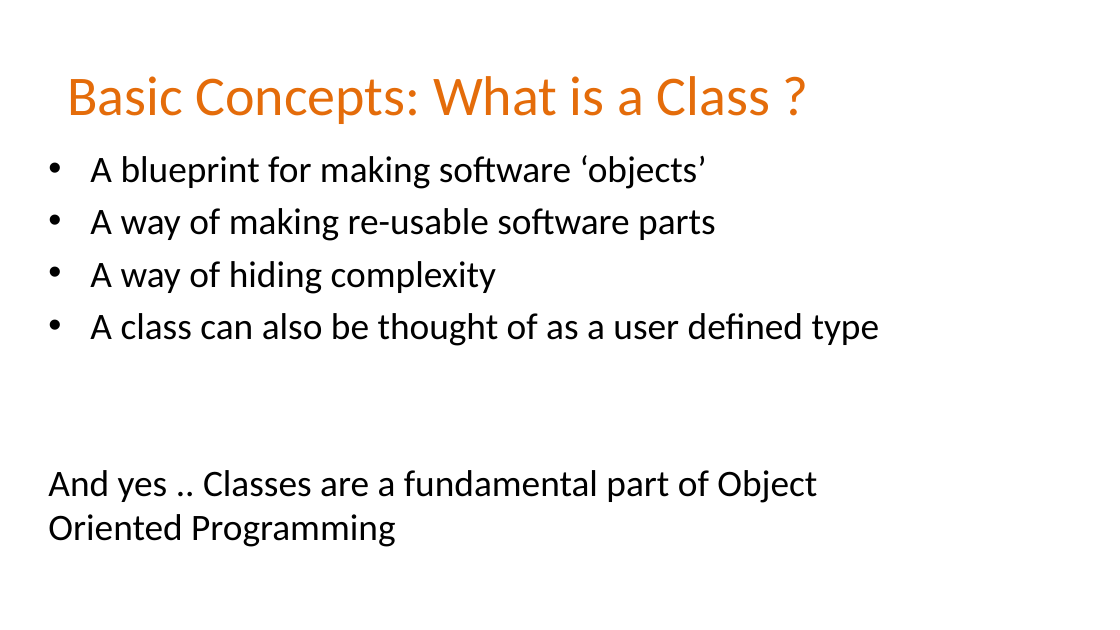
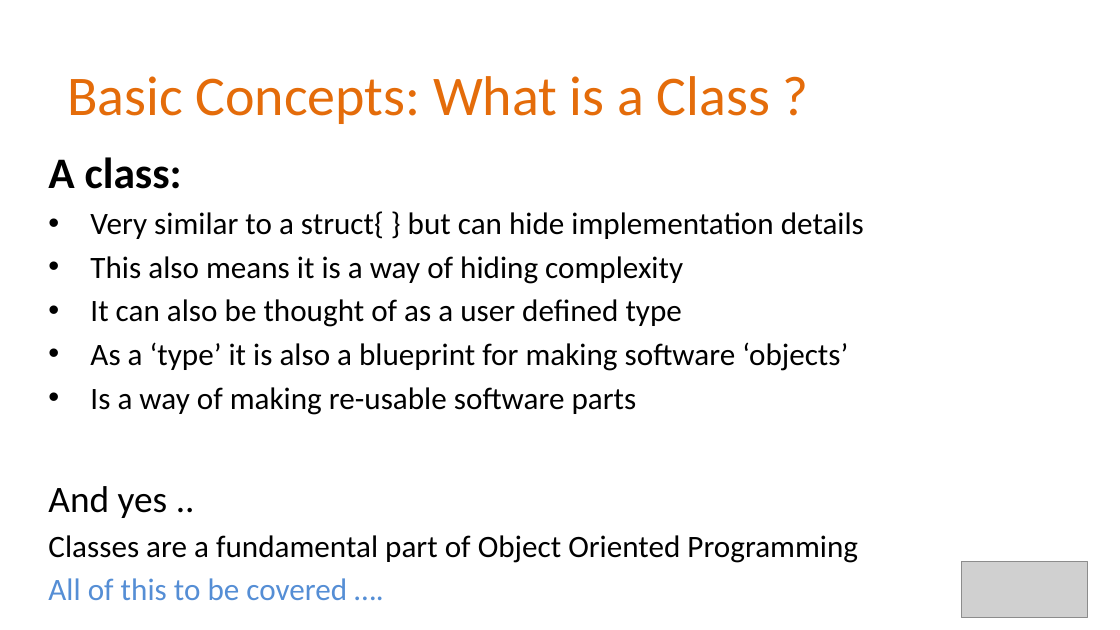
Before and after one commit to Alan-Lomax/MERG-SIG-Presentations, a slide deck: slide 5 of Part 4 - Introduction to Class Programming.pptx (slide 3 before the commit). Drawn at 1120x630 pixels with LibreOffice and Linux fonts; fonts in the diff are those of the drawing; grey boxes stand for pictures; background and template pictures are left out. Boxes give left, top, right and bottom in pixels: in the first picture for what was removed or moved away, otherwise in the second. Text is boxed around its words. In the diff, an @@ line names an element or a change of style, - is before the commit and + after.

Commit message:
Rev 1.1
Minor Revisions.
Improved style
Adding types and structures as a lead into discussion about classes

```diff
--- a/Part 4 - Introduction to Class Programming.pptx
+++ b/Part 4 - Introduction to Class Programming.pptx
@@ text at (x1=48, y1=157, x2=864, y2=600): text changed; size 24 to 20 pt @@
-• A blueprint for making software ‘objects’
-• A way of making re-usable software parts
-• A way of hiding complexity
-• A class can also be thought of as a user defined type
-And yes .. Classes are a fundamental part of Object Oriented Programming
+A class:
+• Very similar to a struct{ } but can hide implementation details
+• This also means it is a way of hiding complexity
+• It can also be thought of as a user defined type
+• As a ‘type’ it is also a blueprint for making software ‘objects’
+• Is a way of making re-usable software parts
+And yes ..
+Classes are a fundamental part of Object Oriented Programming
+All of this to be covered ….
@@ picture added at (x1=961, y1=561, x2=1086, y2=617) @@
```
Also in this commit, not shown: 15 other slides changed, 4 slides added, 2 slides removed, 1 other file.
